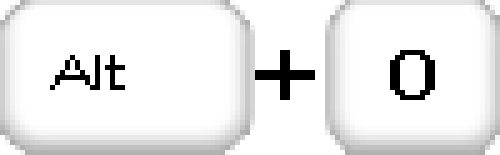
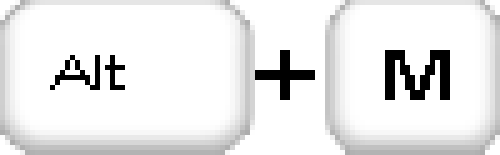
Before/after of a 500x155 layered artwork. What changed in the layer stack:
renamed "F" to "M", showed it, painted on it over [385, 50, 450, 100]
hid "1" over [390, 50, 435, 100]
